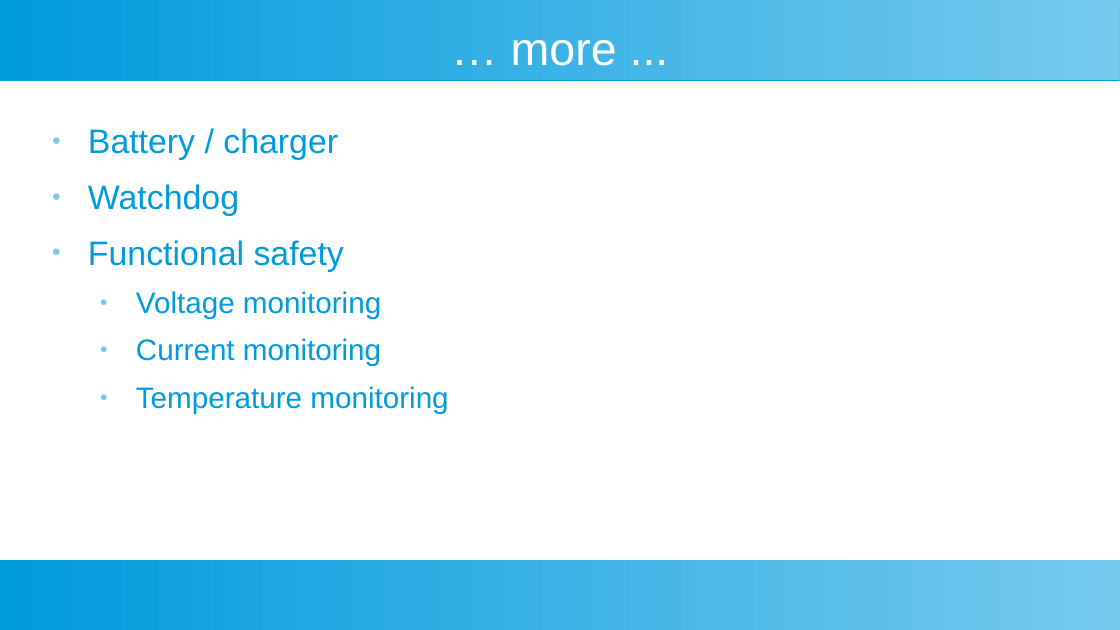
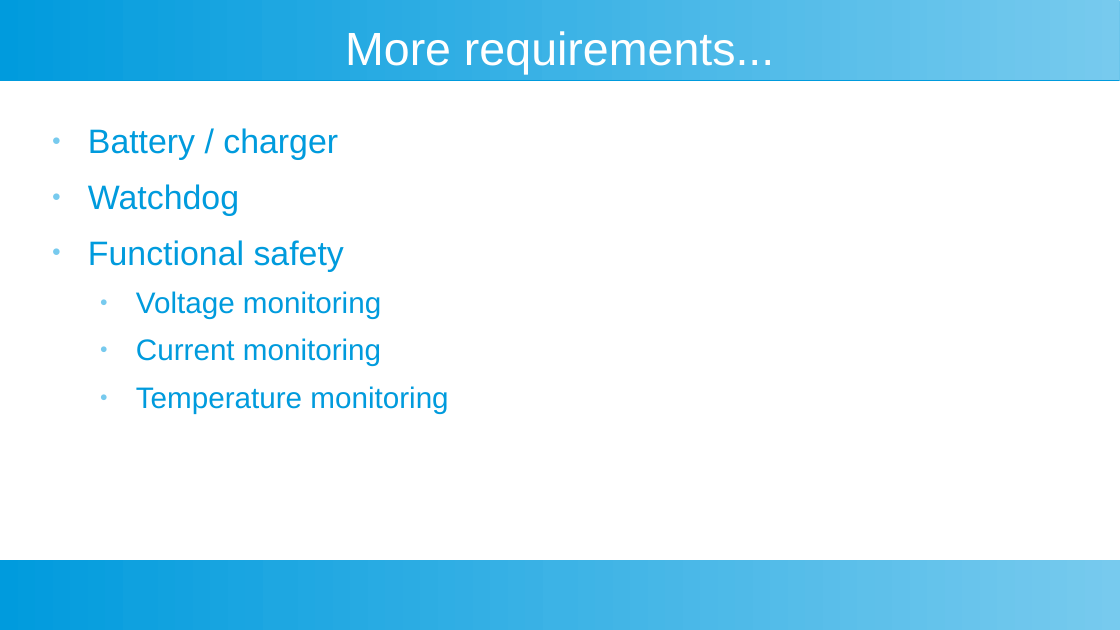
Before and after one commit to M-Vaittinen/babblings, a slide deck: slide 8 of PMIC/PMIC-babblings.odp (slide 5 before the commit). Drawn at 1120x630 pixels with LibreOffice and Linux fonts; fonts in the diff are those of the drawing. Boxes give left, top, right and bottom in pixels: in the first picture for what was removed or moved away, otherwise in the second. Text is boxed around its words. In the diff, an @@ line names an element or a change of style, - is before the commit and + after.

```diff
--- a/PMIC/PMIC-babblings.odp
+++ b/PMIC/PMIC-babblings.odp
@@ title at (x1=345, y1=31, x2=774, y2=74): text changed @@
-… more ...
+More requirements...
```
Also in this commit, not shown: 7 other slides changed, 4 slides added.
